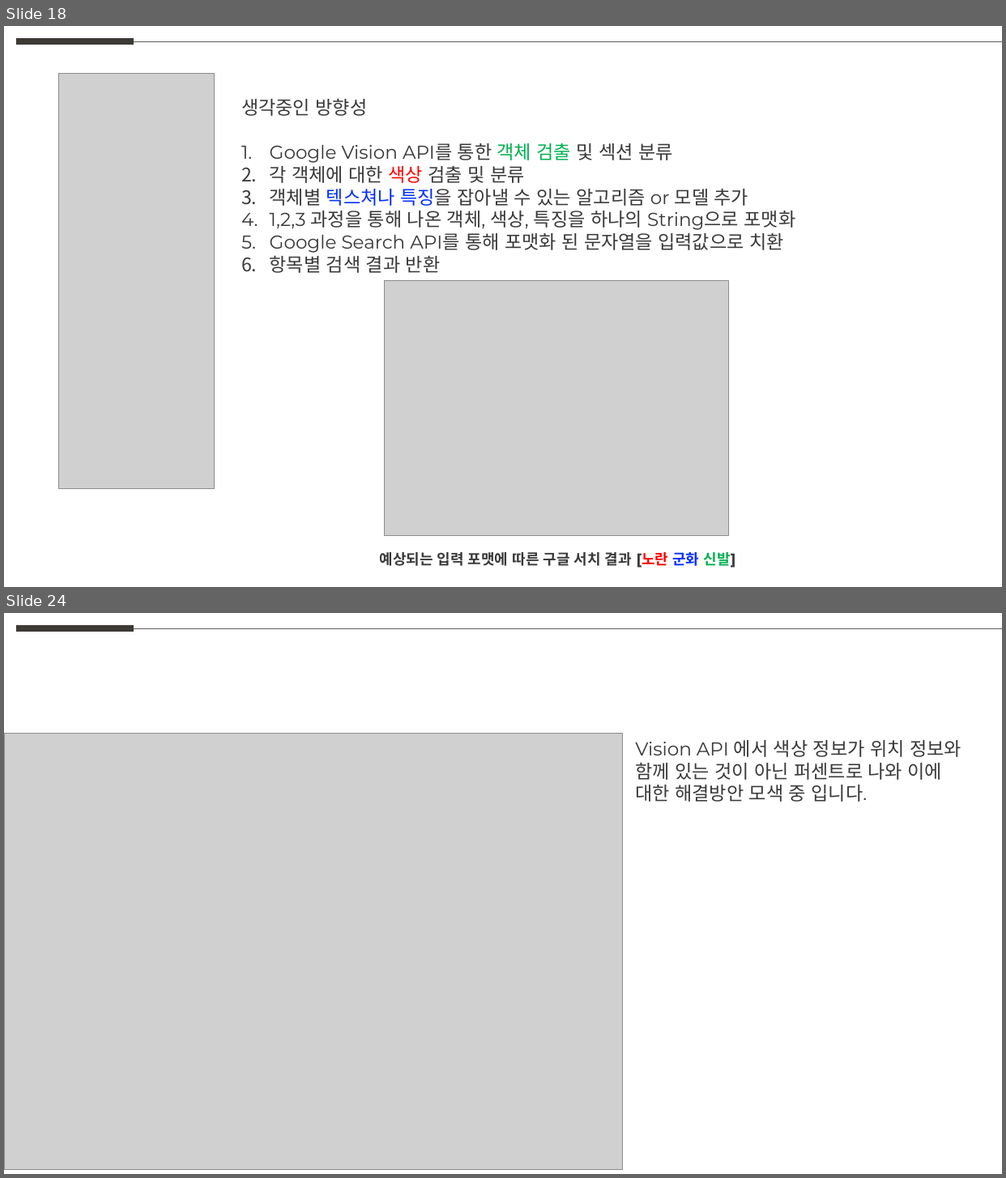
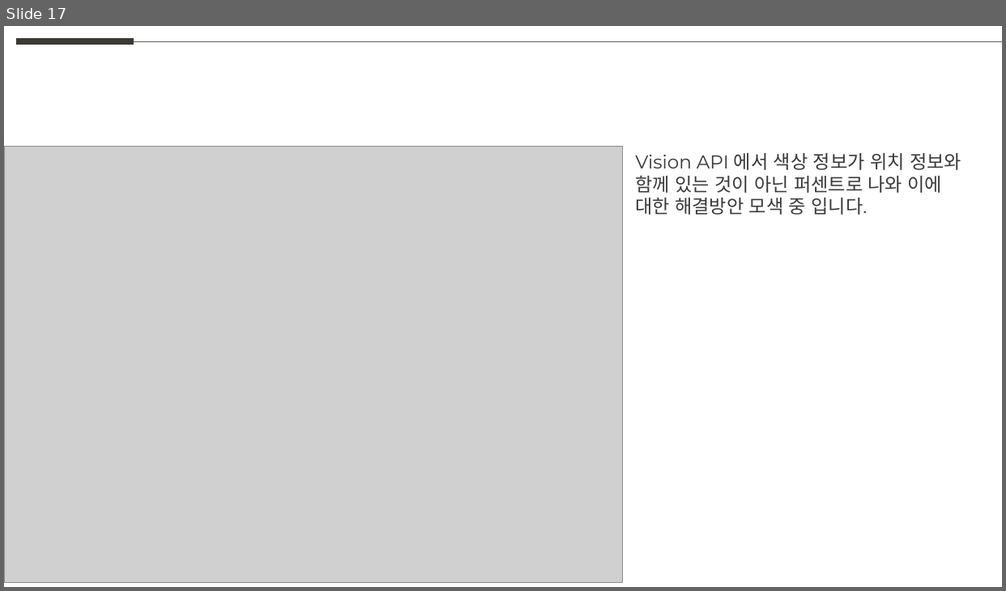
Before and after one commit to weaknessHero/Project_AvatarS, a slide deck: 발표자료/PPT_230727.pptx. Shown one above the other, each under a label of ours: slides 18 and 24 before the commit, slide 17 after it; the slides between them are not shown. The pictures are 1006x1178 and 1006x591 pixels, drawn with LibreOffice and Linux fonts; fonts in the diff are those of the drawing; grey boxes stand for pictures. Boxes give left, top, right and bottom in pixels: in the first picture for what was removed or moved away, otherwise in the second. Text is boxed around its words. In the diff, an @@ line names an element or a change of style, - is before the commit and + after.

```diff
--- a/발표자료/PPT_230727.pptx
+++ b/발표자료/PPT_230727.pptx
@@ slide 18 removed at (4, 26, 1002, 587), background #FFFFFF @@
@@ line removed from (17, 41) to (134, 41) @@
@@ line removed from (134, 41) to (1002, 41) @@
@@ picture removed at (58, 73, 215, 489) @@
@@ text removed at (241, 98, 796, 273) @@
-생각중인 방향성
-1. Google Vision API를 통한 객체 검출 및 섹션 분류
-2. 각 객체에 대한 색상 검출 및 분류
-3. 객체별 텍스쳐나 특징을 잡아낼 수 있는 알고리즘 or 모델 추가
-4. 1,2,3 과정을 통해 나온 객체, 색상, 특징을 하나의 String으로 포맷화
-5. Google Search API를 통해 포맷화 된 문자열을 입력값으로 치환
-6. 항목별 검색 결과 반환
@@ picture removed at (385, 281, 729, 536) @@
@@ text removed at (380, 552, 736, 568) @@
-예상되는 입력 포맷에 따른 구글 서치 결과 [노란 군화 신발]
@@ what was slide 24 is now slide 17 @@
```
Also in this commit, not shown: 2 slides changed, 3 slides added, 6 other slides removed, 4 other files.
